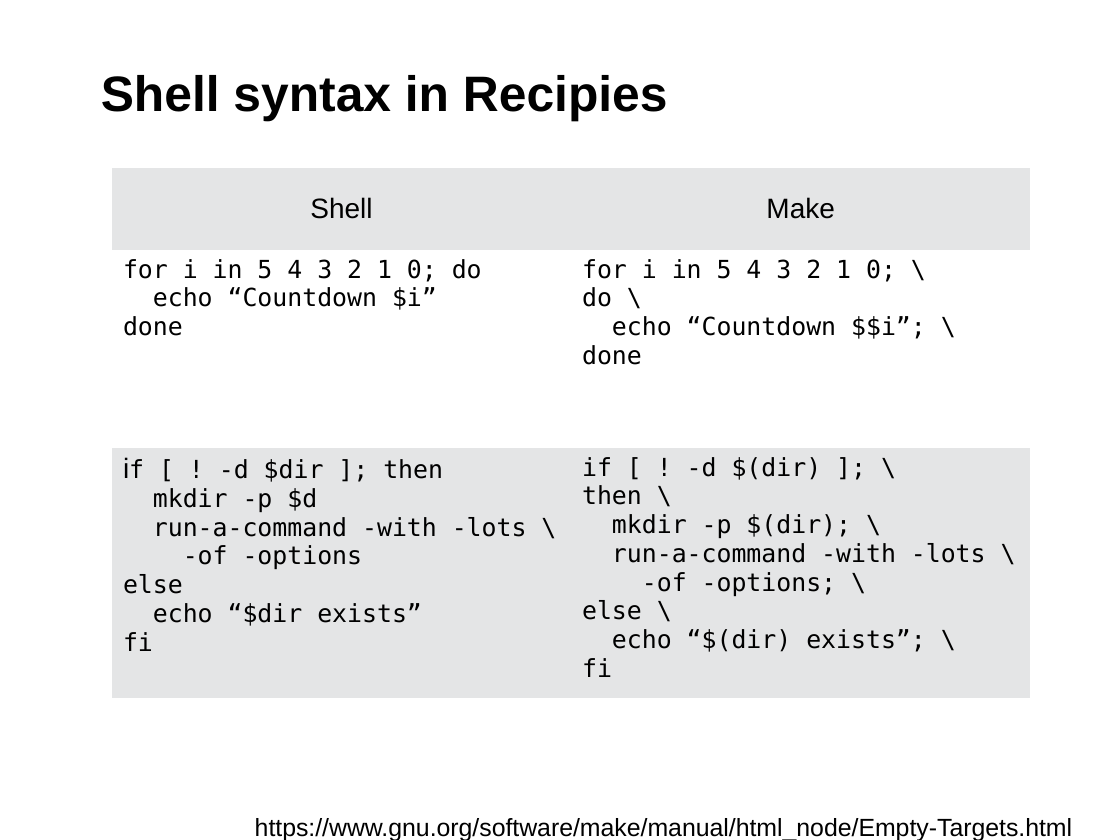
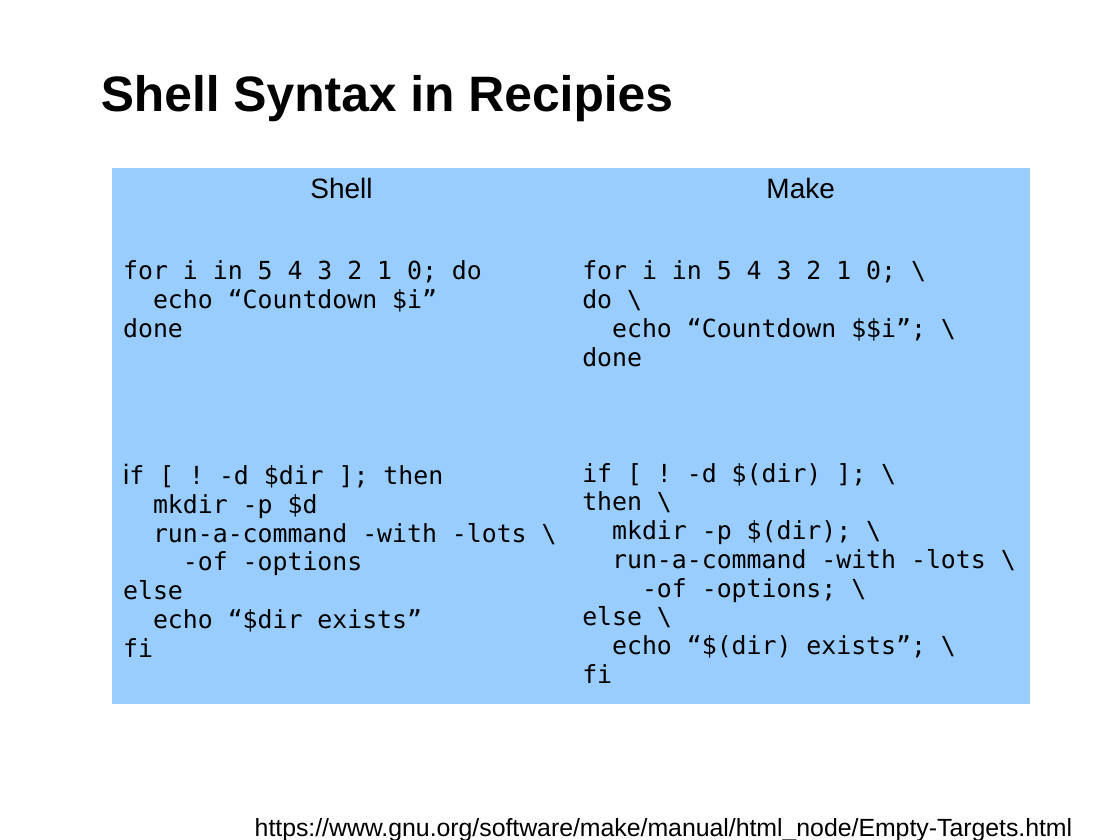
Before and after one commit to fsundermeyer/GNU_make_workshop, a slide deck: slide 13 of Presentation_GNU_make_workshop.odp. Drawn at 1120x840 pixels with LibreOffice and Linux fonts; fonts in the diff are those of the drawing; background and template pictures are left out. Boxes give left, top, right and bottom in pixels: in the first picture for what was removed or moved away, otherwise in the second. Text is boxed around its words. In the diff, an @@ line names an element or a change of style, - is before the commit and + after.

Commit message:
Fixed typo

```diff
--- a/Presentation_GNU_make_workshop.odp
+++ b/Presentation_GNU_make_workshop.odp
@@ title at [101, 75, 673, 122]: text changed @@
-Shell syntax in Recipies
+Shell Syntax in Recipies
@@ table at [112, 168, 1030, 689] @@
@@ fill #E4E5E6 to #99CCFF in 4 cells @@
@@ fill #FFFFFF to #99CCFF in row 2 @@
```
Also in this commit, not shown: 1 other slide changed.
